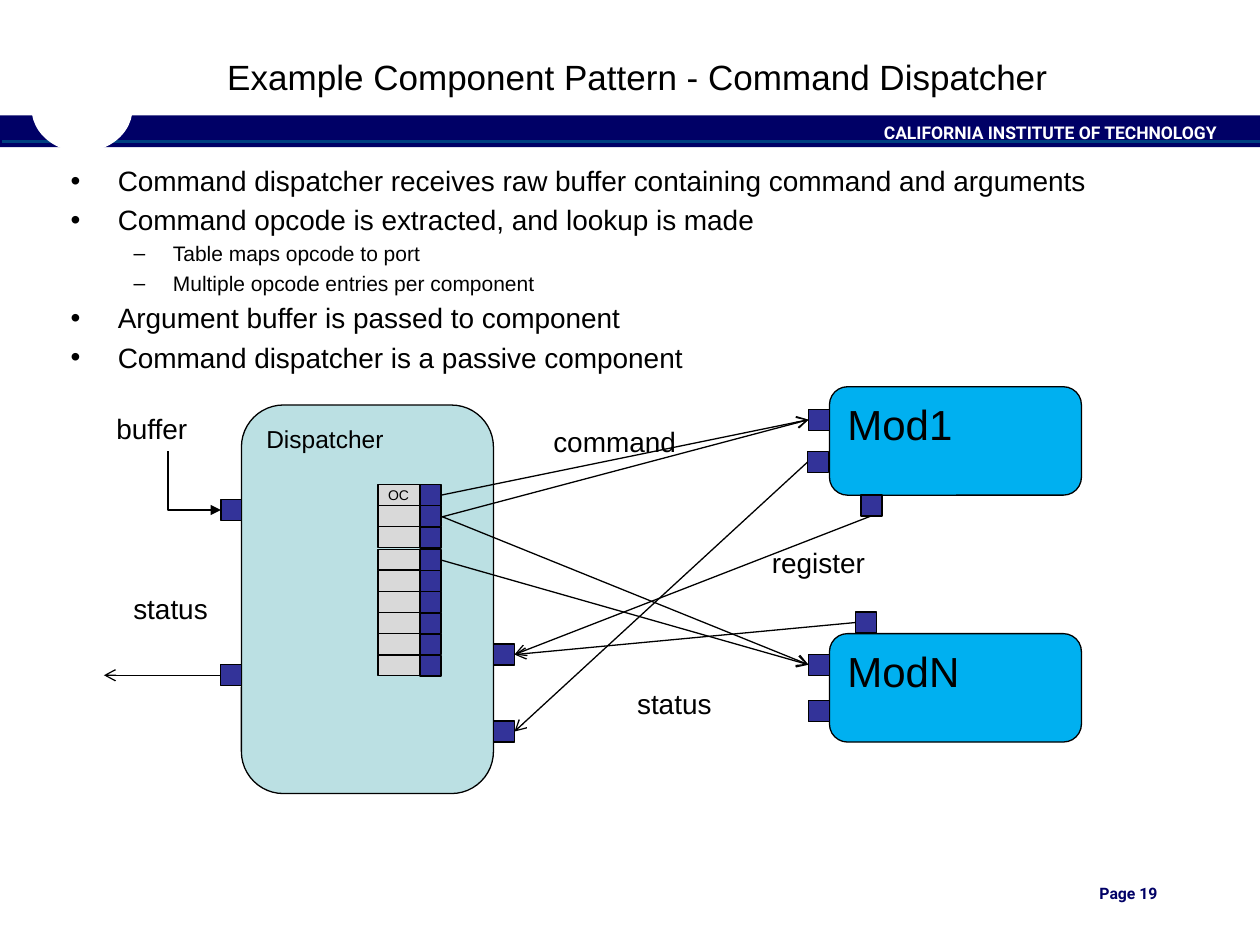
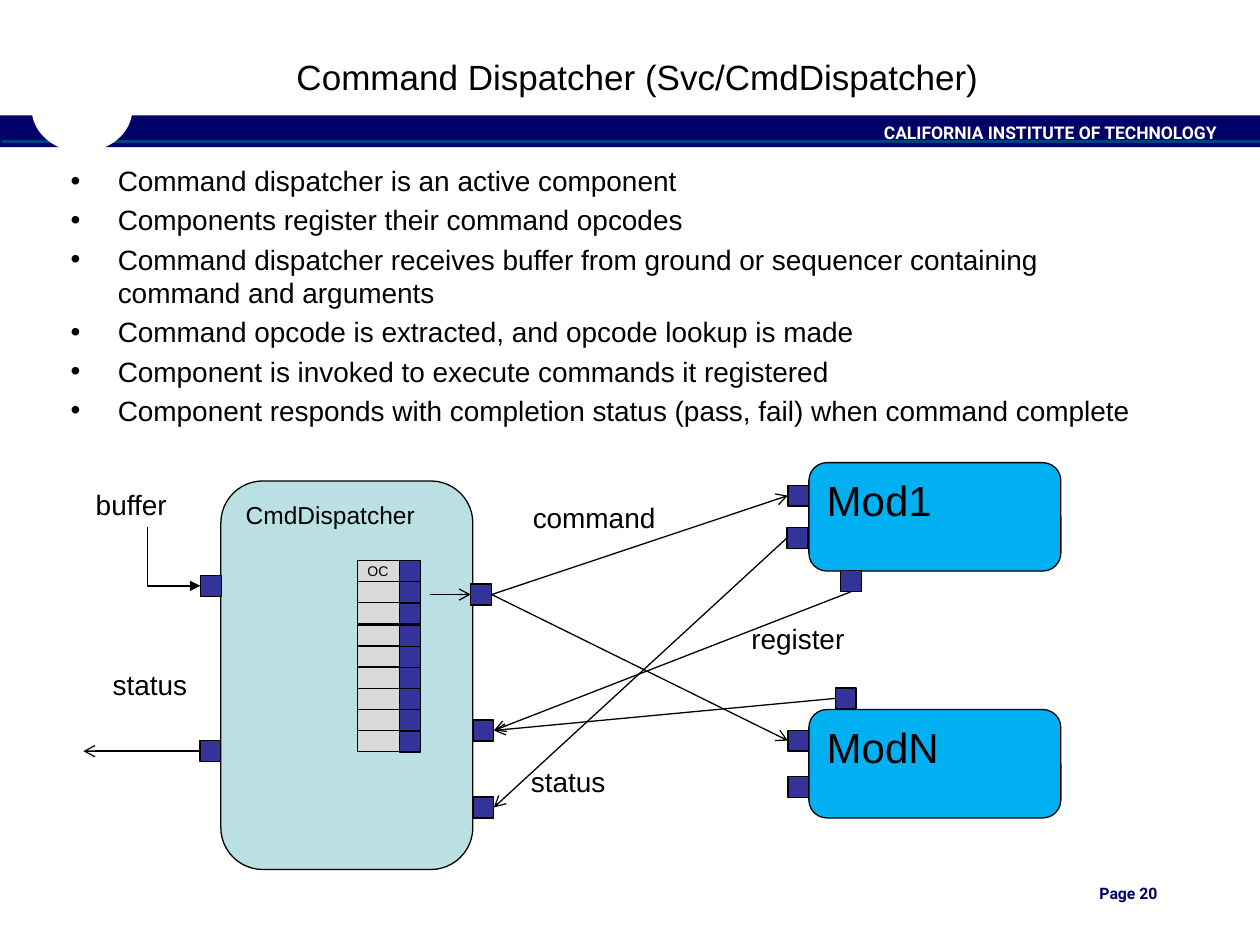
Before and after one commit to christianjeromeilustre/fprime-control, a slide deck: slide 20 of docs/Architecture/FPrimeSoftwareArchitecture.pptx (slide 19 before the commit). Drawn at 1260x945 pixels with LibreOffice and Linux fonts; fonts in the diff are those of the drawing; background and template pictures are left out. Boxes give left, top, right and bottom in pixels: in the first picture for what was removed or moved away, otherwise in the second. Text is boxed around its words. In the diff, an @@ line names an element or a change of style, - is before the commit and + after.

```diff
--- a/docs/Architecture/FPrimeSoftwareArchitecture.pptx
+++ b/docs/Architecture/FPrimeSoftwareArchitecture.pptx
@@ title at [296, 64, 978, 97]: text changed @@
-Example Component Pattern - Command Dispatcher
+Command Dispatcher (Svc/CmdDispatcher)
@@ text at [118, 170, 1129, 426]: text changed @@
-• Command dispatcher receives raw buffer containing command and arguments
-• Command opcode is extracted, and lookup is made
-  – Table maps opcode to port
-  – Multiple opcode entries per component
-• Argument buffer is passed to component
-• Command dispatcher is a passive component
+• Command dispatcher is an active component
+• Components register their command opcodes
+• Command dispatcher receives buffer from ground or sequencer containing command and arguments
+• Command opcode is extracted, and opcode lookup is made
+• Component is invoked to execute commands it registered
+• Component responds with completion status (pass, fail) when command complete
@@ arrow removed from (441, 517) to (809, 420) @@
@@ 28 rectangles, 5 texts, 4 arrows, 3 rounded rectangles, 1 elbow arrow: place and size @@
-28 rectangles, 5 texts, 4 arrows, 3 rounded rectangles, 1 elbow arrow at [103, 387, 1081, 794]
+28 rectangles, 5 texts, 4 arrows, 3 rounded rectangles, 1 elbow arrow at [83, 462, 1061, 869]
@@ text in rounded rectangle at [246, 506, 415, 529]: text changed @@
-Dispatcher
+CmdDispatcher
@@ arrow moved from (441, 495) - (809, 420) to (491, 595) - (788, 495) @@
@@ arrow removed from (441, 559) to (809, 665) @@
@@ arrow added from (430, 595) to (471, 595), #000000 0.75 pt @@
@@ rectangle added at [471, 585, 493, 606], fill #333399, outline #000000 0.75 pt @@
@@ arrow moved from (441, 517) - (809, 665) to (491, 595) - (788, 741) @@
@@ text "status" rewrapped from [637, 696, 711, 715] to [531, 770, 605, 793] @@
@@ page number at [1099, 887, 1157, 903]: text changed @@
-Page 19
+Page 20
@@ page number at [931, 901, 1193, 931]: text changed @@
-19
+20
```
Also in this commit, not shown: 20 other slides changed, 7 slides added.
